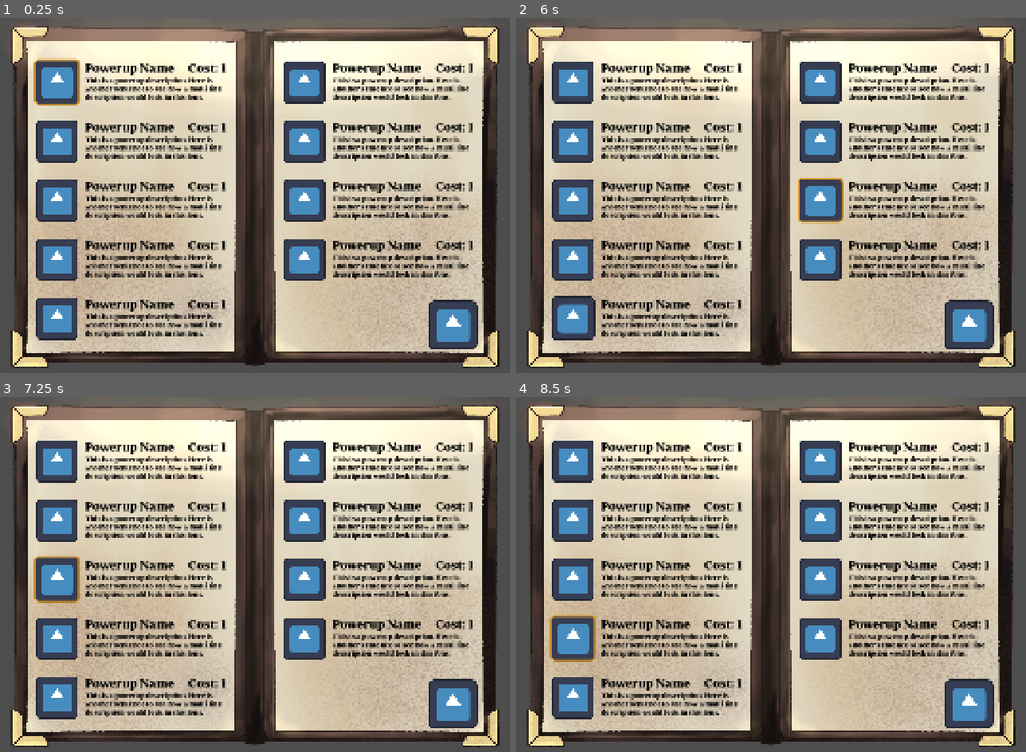
Above: before the commit, frames 1-4 (two rows, left to right).
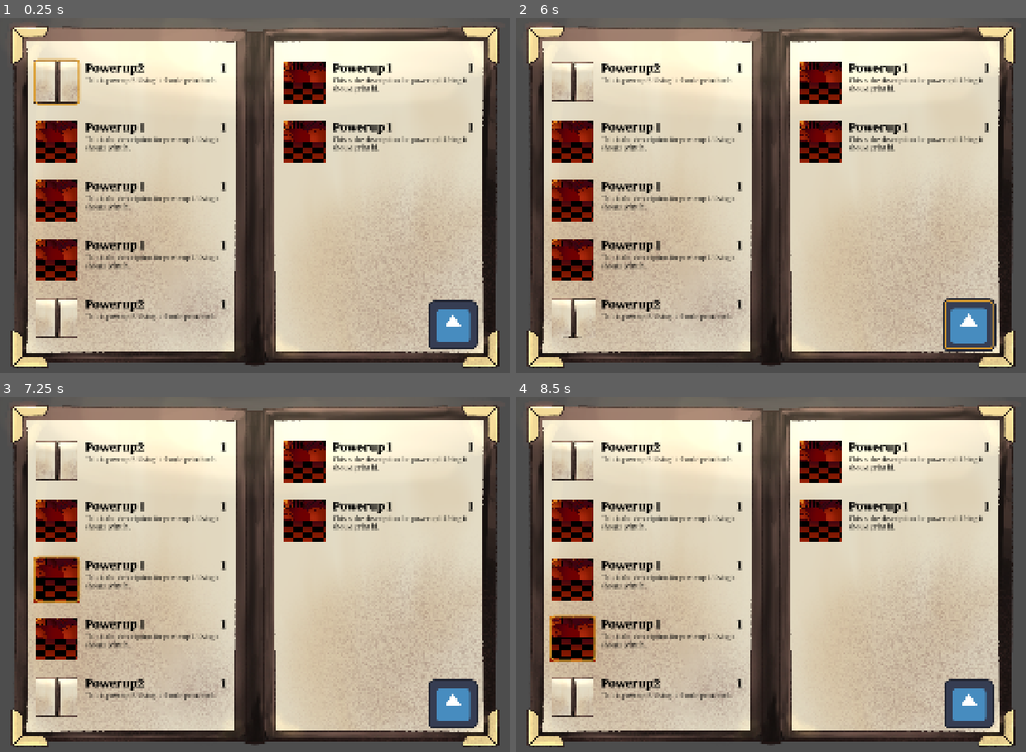
Above: after the commit, the same moments.

Repository: PixelSaver/steakbite
Game: Godot game, scene res://scenes/powerups/powerup_menu.tscn
Same seed, same stepped clock (60 frames per second), same inputs: the game is played once before the commit and once after it. This scene is started directly instead of the project's main scene. The engine's default icon, where the game draws it, is replaced by a stand-in: a white triangle on a blue panel in a dark square.
Inputs (mouse positions are in pixels of both pictures, inside the frame that each line leads up to):
- Up to frame 1 (0.25 s): no input
- Up to frame 2 (6 s): click (648, 85) at 0.52 s; click (969, 326) at 1.25 s; click (969, 326) at 2 s; click (648, 145) at 2.77 s; click (648, 202) at 3.52 s; click (648, 262) at 4.27 s; click (648, 323) at 5 s; tap Enter at 5.75 s; move the mouse to (913, 177) at 5.77 s; hold Right from 5.78 s (still down); hold 1 (1) from 5.78 s (still down); click (913, 177) at 5.92 s
- Up to frame 3 (7.25 s): release Right at 6.5 s; release 1 (1) at 6.5 s; tap Space at 6.5 s; drag from (127, 592) to (224, 649) at 6.52 s
- Up to frame 4 (8.5 s): tap Enter at 7.25 s; move the mouse to (832, 496) at 7.27 s; hold Right 7.28-8 s; hold Mouse wheel down (scroll_down) 7.28-8 s; tap 1 (1) at 7.55 s; tap Space at 8 s; drag from (740, 649) to (577, 521) at 8.02 s

The runs differ from the first frame. In frame 1, 20% of the frame differs, in the area x 6-93%, y 11-91%; in frame 2, 20%, in the area x 7-95%, y 12-94%; in frame 3, 20%; in frame 4, 20%.

Commit message:
finished powerup menu visuals

Diff:
--- /dev/null
+++ b/assets/powerup_resources/newTestResource.tres
@@ -0,0 +1,11 @@
+[gd_resource type="Resource" script_class="TestPowerup" format=3 uid="uid://cfbl2wrx6wg6g"]
+
+[ext_resource type="Script" uid="uid://cvew6leeafapl" path="res://standalones/powerup/test_powerup.gd" id="1_pxfyq"]
+[ext_resource type="Texture2D" uid="uid://bydn43k4ctlmd" path="res://assets/art/BG_right.PNG" id="2_3cxsg"]
+
+[resource]
+script = ExtResource("1_pxfyq")
+name = "Powerup 1"
+description = "This is the description for powerup 1. Using it should print hi."
+texture = ExtResource("2_3cxsg")
+metadata/_custom_type_script = "uid://cvew6leeafapl"
--- /dev/null
+++ b/assets/powerup_resources/powerup2.tres
@@ -0,0 +1,11 @@
+[gd_resource type="Resource" script_class="TestPowerup2" format=3 uid="uid://fnvo2mu1puff"]
+
+[ext_resource type="Script" uid="uid://cnv6c2lio8vbg" path="res://standalones/powerup/test_powerup2.gd" id="1_86t5p"]
+[ext_resource type="Texture2D" uid="uid://df02ldtj04gsx" path="res://assets/art/Menu.png" id="2_y8uyv"]
+
+[resource]
+script = ExtResource("1_86t5p")
+name = "Powerup2"
+description = "This is poweup 2. Using it should print bruh."
+texture = ExtResource("2_y8uyv")
+metadata/_custom_type_script = "uid://cnv6c2lio8vbg"
--- a/assets/powerup_resources/test.tres
+++ /dev/null
@@ -1,7 +0,0 @@
-[gd_resource type="Resource" script_class="TestPowerup" format=3 uid="uid://o84lgcl6vm6t"]
-
-[ext_resource type="Script" uid="uid://cvew6leeafapl" path="res://standalones/powerup/test_powerup.gd" id="1_2lm3e"]
-
-[resource]
-script = ExtResource("1_2lm3e")
-metadata/_custom_type_script = "uid://cvew6leeafapl"
--- a/scenes/powerups/powerup_menu.gd
+++ b/scenes/powerups/powerup_menu.gd
@@ -5,6 +5,7 @@
 @export var left_side: Control
 @export var right_side: Control
 @export var continue_button: Control
+@export var powerup_resources: Array[Powerup] = []
 
 var t: Tween
 
@@ -12,6 +13,7 @@
 	start_anim()
 
 func start_anim() -> void:
+	_fill_powerups()
 	show()
 	first_focus.grab_focus()
 	_assign_focus()
@@ -19,6 +21,20 @@
 func end_anim() -> void:
 	hide()
 	pass
+
+func _fill_powerups() -> void:
+	var left_side_children = left_side.get_children()
+	var right_side_children = right_side.get_children()
+
+	var combined = left_side_children
+	combined.append_array(right_side_children)
+
+	for i in combined.size():
+		if (i < powerup_resources.size()):
+			combined[i].set_visuals(powerup_resources[i])
+		elif (combined[i] is PowerupMenuItem):
+			combined[i].set_empty()
+			combined[i].focus_mode = Control.FOCUS_NONE
 
 func _assign_focus() -> void:
 	var left_side_children = left_side.get_children()
@@ -31,28 +47,32 @@
 		var left : Control = left_side_children[i]
 		var right : Control = right_side_children[i]
 		if (right is Panel):
-			right = right.get_node("./MarginContainer/AspectRatioContainer/Next Button")
-		# assign top and bottom
+			right = continue_button
+
 		if (i > 0):
 			left.focus_neighbor_top = left.get_path_to(left_side_children[i - 1])
 			right.focus_neighbor_top = right.get_path_to(right_side_children[i - 1])
 		if (i < left_side_children.size() - 1):
 			var left_bot = left_side_children[i + 1]
 			var right_bot = right_side_children[i + 1]
-			if !left_bot.is_empty:
-				left.focus_neighbor_bottom = left.get_path_to(left_side_children[i + 1])
-			else:
-				left.focus_neighbor_bottom = "."
-			if right_bot is PowerupMenuItem && !right_bot.is_empty:
-				right.focus_neighbor_bottom = right.get_path_to(right_side_children[i + 1])
-			else:
+			left.focus_neighbor_bottom = left.get_path_to(left_side_children[i + 1])
+			if left_bot.is_empty:
+				left.focus_neighbor_bottom = left.get_path_to(continue_button)
+			right.focus_neighbor_bottom = right.get_path_to(right_side_children[i + 1])
+			if right_bot is PowerupMenuItem && right_bot.is_empty:
 				right.focus_neighbor_bottom = right.get_path_to(continue_button)
-		# assign left and right
-		if right is PowerupMenuItem && !right.is_empty:
-			left.focus_neighbor_right = left.get_path_to(right)
-		else:
+
+		left.focus_neighbor_right = left.get_path_to(right)
+		if right is PowerupMenuItem && right.is_empty:
 			left.focus_neighbor_right = left.get_path_to(continue_button)
-		if !left.is_empty:
-			right.focus_neighbor_left = right.get_path_to(left)
-		else:
-			right.focus_neighbor_left = "."
+		right.focus_neighbor_left = right.get_path_to(left)
+
+	var combined = left_side_children
+	combined.append_array(right_side_children)
+	var last_idx = powerup_resources.size() - 1
+
+	continue_button.focus_neighbor_top = continue_button.get_path_to(combined[last_idx])
+	if (last_idx < right_side_children.size()):
+		continue_button.focus_neighbor_left = continue_button.get_path_to(combined[last_idx])
+	else:
+		continue_button.focus_neighbor_left = continue_button.get_path_to(left_side_children[-1])
--- a/scenes/powerups/powerup_menu.tscn
+++ b/scenes/powerups/powerup_menu.tscn
@@ -4,7 +4,10 @@
 [ext_resource type="PackedScene" uid="uid://bx8cu1fkd3ud6" path="res://scenes/powerups/powerup_menu_item.tscn" id="1_ytud3"]
 [ext_resource type="Texture2D" uid="uid://b2oese3sm7bus" path="res://assets/icon.svg" id="2_2s6hi"]
 [ext_resource type="Texture2D" uid="uid://df02ldtj04gsx" path="res://assets/art/Menu.png" id="2_l4062"]
+[ext_resource type="Script" uid="uid://b1k6jju8wwgf1" path="res://standalones/powerup/powerup.gd" id="2_u25pn"]
 [ext_resource type="Script" uid="uid://by4cmd2o8bbwx" path="res://scenes/powerups/next_button.gd" id="4_3fqmn"]
+[ext_resource type="Resource" uid="uid://cfbl2wrx6wg6g" path="res://assets/powerup_resources/newTestResource.tres" id="4_b1m4a"]
+[ext_resource type="Resource" uid="uid://fnvo2mu1puff" path="res://assets/powerup_resources/powerup2.tres" id="6_b1m4a"]
 
 [sub_resource type="StyleBoxEmpty" id="StyleBoxEmpty_7pncx"]
 
@@ -53,6 +56,7 @@
 left_side = NodePath("MarginContainer/HBoxContainer/Panel/VBoxContainer")
 right_side = NodePath("MarginContainer/HBoxContainer/Panel2/VBoxContainer3")
 continue_button = NodePath("MarginContainer/HBoxContainer/Panel2/VBoxContainer3/Panel/MarginContainer/AspectRatioContainer/Next Button")
+powerup_resources = Array[ExtResource("2_u25pn")]([ExtResource("6_b1m4a"), ExtResource("4_b1m4a"), ExtResource("4_b1m4a"), ExtResource("4_b1m4a"), ExtResource("6_b1m4a"), ExtResource("4_b1m4a"), ExtResource("4_b1m4a")])
 metadata/_custom_type_script = "uid://e0s6oeo4pcwr"
 
 [node name="TextureRect" type="TextureRect" parent="." unique_id=1834804925]
--- a/scenes/powerups/powerup_menu_item.gd
+++ b/scenes/powerups/powerup_menu_item.gd
@@ -5,6 +5,10 @@
 @export var is_empty: bool
 @export var outline: Control
 @export var icon_container: Control
+@export var power_icon: TextureRect
+@export var power_name: RichTextLabel
+@export var cost_label: RichTextLabel
+@export var description_label: RichTextLabel
 
 var t: Tween
 
@@ -12,6 +16,19 @@
 	self.focus_entered.connect(_set_focus.bind(true))
 	self.focus_exited.connect(_set_focus.bind(false))
 	icon_container.pivot_offset_ratio = Vector2(0.5, 0.5)
+
+func set_visuals(resource: Powerup) -> void:
+	power_icon.texture = resource.texture
+	power_name.text = "[font_size=35]" + resource.name
+	cost_label.text = "[font_size=35]" + str(resource.cost)
+	description_label.text = "[font_size=20]" + resource.description
+
+func set_empty() -> void:
+	is_empty = true
+	power_icon.texture = null
+	power_name.clear()
+	cost_label.clear()
+	description_label.clear()
 
 func _set_focus(entered: bool) -> void:
 	if t and t.is_running(): t.kill()
--- a/scenes/powerups/powerup_menu_item.tscn
+++ b/scenes/powerups/powerup_menu_item.tscn
@@ -24,7 +24,7 @@
 corner_radius_bottom_left = 10
 corner_detail = 5
 
-[node name="PowerupMenuItem" type="Button" unique_id=537402995 node_paths=PackedStringArray("outline", "icon_container")]
+[node name="PowerupMenuItem" type="Button" unique_id=537402995 node_paths=PackedStringArray("outline", "icon_container", "power_icon", "power_name", "cost_label", "description_label")]
 anchors_preset = 15
 anchor_right = 1.0
 anchor_bottom = 1.0
@@ -37,6 +37,10 @@
 script = ExtResource("1_7pncx")
 outline = NodePath("Panel/MarginContainer/HBoxContainer/AspectRatioContainer/Highlight")
 icon_container = NodePath("Panel/MarginContainer/HBoxContainer/AspectRatioContainer")
+power_icon = NodePath("Panel/MarginContainer/HBoxContainer/AspectRatioContainer/TextureRect")
+power_name = NodePath("Panel/MarginContainer/HBoxContainer/VBoxContainer/HBoxContainer/PowerupName")
+cost_label = NodePath("Panel/MarginContainer/HBoxContainer/VBoxContainer/HBoxContainer/Cost")
+description_label = NodePath("Panel/MarginContainer/HBoxContainer/VBoxContainer/PowerupDescription")
 
 [node name="Panel" type="Panel" parent="." unique_id=873190866]
 layout_mode = 1
--- a/standalones/powerup/powerup.gd
+++ b/standalones/powerup/powerup.gd
@@ -2,8 +2,11 @@
 class_name Powerup
 
 @export var name: String = "Powerup"
+@export var cost: int = 1
+@export_multiline var description: String
 @export var id: int = 0
 @export var texture: Texture2D
 
+
 func apply(_target_player_id: int) -> void:
 	pass
--- a/standalones/powerup/test_powerup.gd
+++ b/standalones/powerup/test_powerup.gd
@@ -2,4 +2,4 @@
 class_name TestPowerup
 
 func apply(_target_player_id: int) -> void:
-	print("Bruh")
+	print("Hi")
--- /dev/null
+++ b/standalones/powerup/test_powerup2.gd
@@ -0,0 +1,5 @@
+extends Powerup
+class_name TestPowerup2
+
+func apply(_target_player_id: int) -> void:
+	print("Bruh")
Not shown, added: standalones/powerup/test_powerup2.gd.uid
